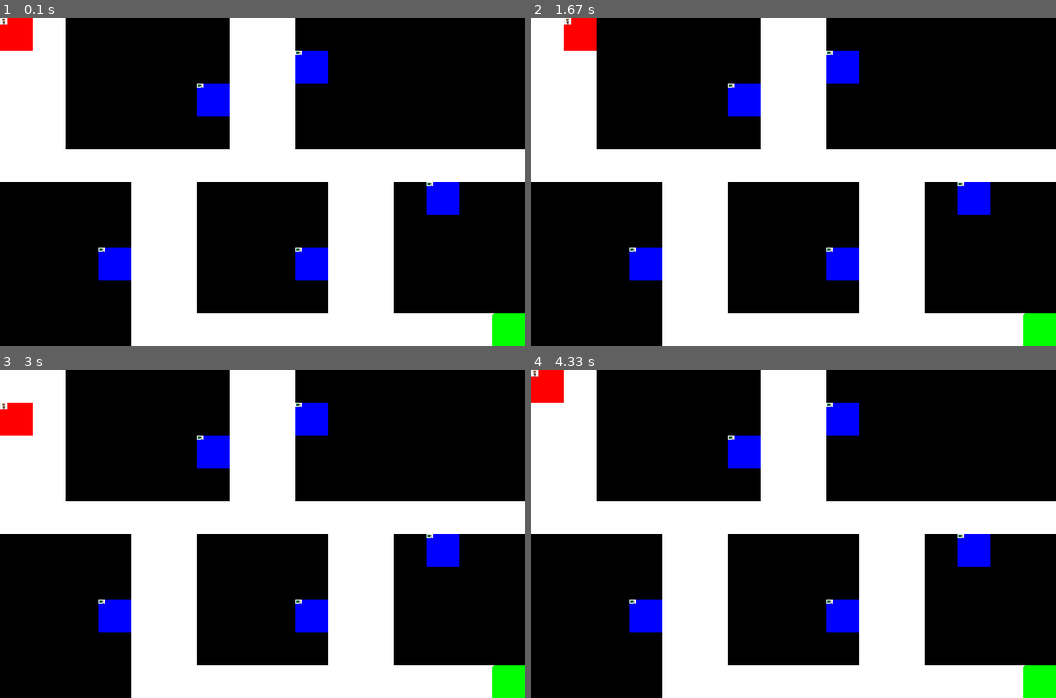
Above: before the commit, frames 1-4 (two rows, left to right).
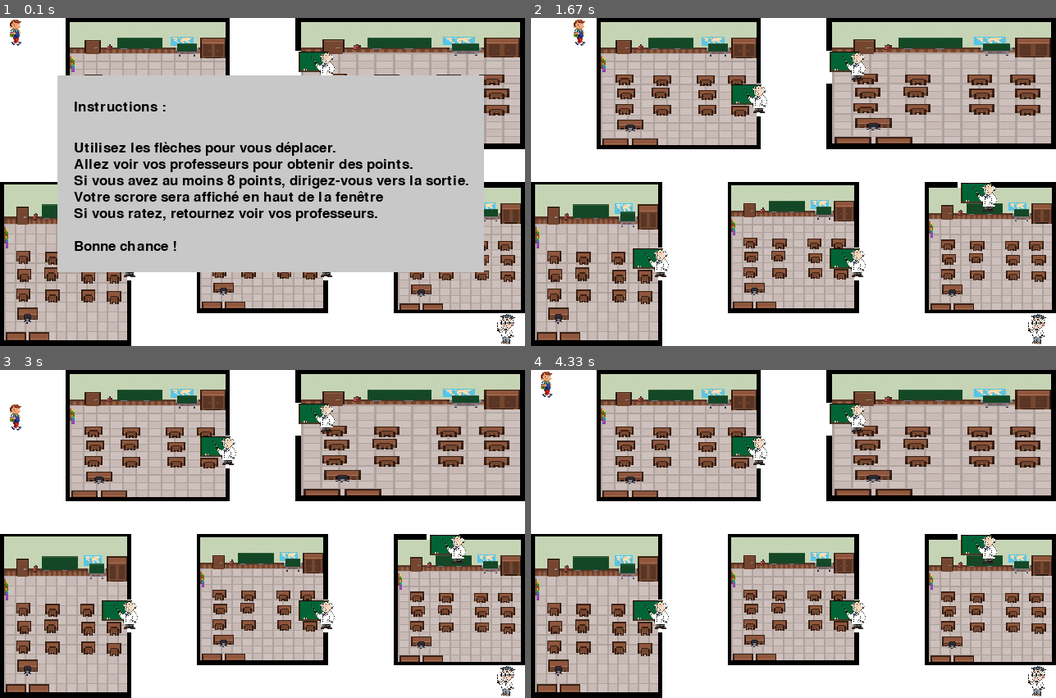
Above: after the commit, the same moments.

Repository: noellah22/projet_pygame
Game: pygame game, started from projet1.py
The game is run twice, just before and just after one commit, with the same random seed, the same clock (stepped at 60 frames per second) and the same inputs.
Inputs:
- Up to frame 1 (0.1 s): no input
- Up to frame 2 (1.67 s): hold Right 0.33-0.8 s; hold Right 1.17-1.63 s
- Up to frame 3 (3 s): hold Left 1.67-2.22 s; hold Down 2.25-2.98 s
- Up to frame 4 (4.33 s): hold Up from 3.92 s (still down)

The runs differ from the first frame. In frame 1, 77% of the frame differs, in the area x 0-100%, y 0-100%; in frame 2, 57%; in frame 3, 57%; in frame 4, 57%.

Commit message:
integration partie noellah, rajout verification du score et qlq améliorations techniques

Diff:
--- a/graphique.py
+++ b/graphique.py
@@ -3,8 +3,6 @@
 import random
 import time
 from datetime import timedelta
-#from questions import *
-#from personnages import *
 
 # La classe Parcours décrit un chemin à emprunter. 0 indique le couloir sur lequel on peut passer.
 # 1 indique un emplacement où il y a un bâtiment (là où l'on peut pas passer)
@@ -30,41 +28,80 @@
         self.nb_colonnes = len(self.couloir[0])
         self.longueur_fenetre = self.nb_colonnes * self.taille_cellule
         self.largeur_fenetre = self.nb_lignes * self.taille_cellule
-        # Position de départ dans le couloir (càd en haut à gauche)
-        self.position =  [0, 0]
-        #self.prec_position = [0, 0]
+        self.position =  [0, 0] # Position de départ dans le couloir (càd en haut à gauche)
+
+    # Afficher les instructions au début du jeu
+    def afficher_consignes(self, ecran):
+               couleur_texte = (0, 0, 0)
+               couleur_rectangle = (200, 200, 200)
+               fonte = pygame.font.Font(None, 25) # Fonte de taille 25, sans rectangle autour
+               # Format des textes pour affichage
+               texte_0 = fonte.render("Instructions : ", True, couleur_texte) # True rend le texte non-pixélisé (lissage)
+               texte_1 = fonte.render("Utilisez les flèches pour vous déplacer.", True, couleur_texte)
+               texte_2 = fonte.render("Allez voir vos professeurs pour obtenir des points.", True, couleur_texte)
+               texte_3 = fonte.render("Si vous avez au moins 8 points, dirigez-vous vers la sortie.", True, couleur_texte)
+               texte_4 = fonte.render("Votre scrore sera affiché en haut de la fenêtre", True, couleur_texte)
+               texte_5 = fonte.render("Si vous ratez, retournez voir vos professeurs.", True, couleur_texte)
+               texte_6 = fonte.render("Bonne chance !", True, couleur_texte)
+               dimensions_rectangle = (70, 70, 520, 240)
+               pygame.draw.rect(ecran, couleur_rectangle, dimensions_rectangle)
+               # Afficher les textes
+               ecran.blit(texte_0, (90, 100))
+               ecran.blit(texte_1, (90, 150))
+               ecran.blit(texte_2, (90, 170))
+               ecran.blit(texte_3, (90, 190))
+               ecran.blit(texte_4, (90, 210))
+               ecran.blit(texte_5, (90, 230))
+               ecran.blit(texte_6, (90, 270))
+               pygame.display.flip() # Rafraîchir la fenêtre texte
 
     # Dessine un carreau de dimensions taille_cellule (ex : 40x40)
     def dessiner_carreau(self, ecran, x, y, couleur):
         pygame.draw.rect(ecran, couleur,
                          (y * self.taille_cellule, x * self.taille_cellule, self.taille_cellule, self.taille_cellule))
 
-    # Dessine les plans vus de dessus du batiment en fonction de la direction empruntée par l'écolier
-    def dessiner_tout(self, ecran, direction, ecolier, directeur, les_profs):
+    # Afficher les images des profs et salles de classe
+    def afficher_classes_profs(self, ecran, les_profs):
+        # Positions des images des classes
+        pos_av = (5, 203)
+        pos_chimie = (244, 204)
+        pos_geo = (485, 207)
+        pos_allemand = (367, 5)
+        pos_histoire = (85, 5)
+        # Charger et redimensionner les images des classes
+        image_av = pygame.transform.scale(pygame.image.load("classroom.png"), (150, 190))
+        image_chimie = pygame.transform.scale(pygame.image.load("classroom.png"), (150, 150))
+        image_geo = pygame.transform.scale(pygame.image.load("classroom.png"), (150, 149))
+        image_allemand = pygame.transform.scale(pygame.image.load("classroom.png"), (267, 148))
+        image_histoire = pygame.transform.scale(pygame.image.load("classroom.png"), (190, 150))
+        # Dessiner les images supplémentaires des classes
+        ecran.blit(image_av, pos_av)
+        ecran.blit(image_chimie, pos_chimie)
+        ecran.blit(image_geo, pos_geo)
+        ecran.blit(image_allemand, pos_allemand)
+        ecran.blit(image_histoire, pos_histoire)
+        # Afficher les images des profs
+        for prof in les_profs:
+            prof.dessiner(ecran, self.taille_cellule)
+
+    # Dessine la structure de l'école SANS les images
+    def dessiner_structure(self, ecran, ecolier):
         carreau_blanc = (255, 255, 255)
         carreau_noir = (0, 0, 0)
-        carreau_rouge = (255, 0, 0)
-        carreau_bleu = (0, 0, 255)
-        carreau_vert = (0, 255, 0)
-        for i in range(self.nb_lignes):
-            for j in range(self.nb_colonnes):
-                if self.couloir[i][j] == 1:
+        for i in range(self.nb_lignes): # Pour chaque ligne du tableau
+            for j in range(self.nb_colonnes): # Pour chaque colonne de la ligne (ligne * colonne = carreaux)
+                if self.couloir[i][j] == 1: # Salles de classes
                     couleur = carreau_noir
-                elif self.couloir[i][j] == 0:
-                    couleur = carreau_blanc # les portes pour rentrer dans les salles
-                elif self.couloir[i][j] == 3:
-                    couleur = carreau_vert # la porte de sortie
-                else :
-                    couleur = carreau_bleu
-                self.dessiner_carreau(ecran, i, j, couleur)
-        # La position de l'écolier est marquée en rouge
-        self.dessiner_carreau(ecran, self.position[0], self.position[1], carreau_rouge)
-        directeur.dessiner(ecran, self.taille_cellule)
-        for prof in les_profs:
-            prof.dessiner(ecran, self.taille_cellule)
+                elif self.couloir[i][j] == 0: # Couloirs où l'on se déplace
+                    couleur = carreau_blanc
+                elif self.couloir[i][j] == 3: # Position des profs, càd les portes des salles
+                    couleur = carreau_blanc
+                else : # La sortie, càd la position du directeur
+                    couleur = carreau_blanc
+                self.dessiner_carreau(ecran, i, j, couleur) # Dessine les carreaux selon la couleur
         ecolier.dessiner(ecran, self.taille_cellule, self.position) # Dessine l'écolier en image
-        pygame.display.flip()
-
+
+    # Attend une réponse a, b ou c : elle renvoie un code (1, 2, 3) selon la réponse
     def verifier_reponse(self):
         attend_touche  = True
         while attend_touche:
@@ -82,42 +119,54 @@
                     if touche == K_ESCAPE:
                         return 0
 
-    def question_reponse(self, ecran, x, y, les_profs):
-        for prof in les_profs:
-            if prof.question.position[0] == x and prof.question.position[1] == y:
+    # On pose la question selon la position du prof
+    def question_reponse(self, ecran, x, y, prof):
+        if prof.question.position[0] == x and prof.question.position[1] == y:
+            if prof.deja_visite:
+                prof.affiche_deja_visite(ecran)
+                return(0) # Pas de question
+            else:
                 question = prof.question.question
                 reponse1 = "a) " + prof.question.reponse1
                 reponse2 = "b) " + prof.question.reponse2
                 reponse3 = "c) " + prof.question.reponse3
-                reponse_juste = prof.question.reponse_juste
+                prof.modifier_visite(True)
         self.position[0] = x
         self.position[1] = y
         font = pygame.font.Font(None, 25)
         couleur_texte = (0, 0, 0)
         couleur_rectangle = (200, 200, 200)
         dimensions_rectangle = (100, 100, 400, 200)
+        # Pose la question dans le rectangle ci-dessus
         texte_0 = font.render(question, True, couleur_texte)
         texte_1 = font.render(reponse1, True, couleur_texte)
         texte_2 = font.render(reponse2, True, couleur_texte)
         texte_3 = font.render(reponse3, True, couleur_texte)
         pygame.draw.rect(ecran, couleur_rectangle, dimensions_rectangle)
+        # Afficher les textes
         ecran.blit(texte_0, (120, 120))
         ecran.blit(texte_1, (120, 150))
         ecran.blit(texte_2, (120, 170))
         ecran.blit(texte_3, (120, 190))
-        pygame.display.flip()
-        reponse = self.verifier_reponse()
-        return(reponse_juste == reponse)
-
-    def dialogue_directeur(self, ecran, score_total):
+        pygame.display.flip() # Rafraîchir le pop up des questions
+        reponse = self.verifier_reponse() # réponse 1, 2 ou 3
+        return(reponse) # Donne la réponse donnée
+
+    # Fonction pour parler avec le directeur en fonction du score obtenu par l'écolier
+    def dialogue_directeur(self, ecran, ecolier, les_profs):
         couleur_texte = (0, 0, 0)
         fonte = pygame.font.Font(None, 25)
         texte_1 = fonte.render("Directeur : ", True, couleur_texte)
-        if score_total >= 8:
+        if ecolier.score_total >= 8: # En fonction du score/nombre de points on affiche échec ou réussite
             self.afficher_reussite(ecran, fonte, texte_1)
         else:
             self.afficher_echec(ecran, fonte, texte_1)
-
+            for prof in les_profs:
+                prof.modifier_visite(False)
+            ecolier.init_score()
+            ecolier.modifier_score(0)
+
+    # Fonction qui va afficher si l'on réussit
     def afficher_reussite(self, ecran, fonte, texte_1):
         couleur_texte = (0, 255, 0)
         couleur_texte_quitter = (0, 0, 0)
@@ -129,18 +178,19 @@
         ecran.blit(texte_1, (120, 120))
         ecran.blit(texte_2, (120, 150))
         ecran.blit(texte_quitter, (120, 190))
-        pygame.display.flip()
+        pygame.display.flip() # Rafraîchir le pop up de la réussite
         attend_touche = True
-        while attend_touche:
+        while attend_touche: # On attend d'appuyer sur une touche pour quitter le programme
             for action in pygame.event.get():
                 if action.type == pygame.KEYDOWN:  # Une touche est appuyée
                     exit()
 
+    # Fonction qui va afficher si l'on échoue
     def afficher_echec(self, ecran, fonte, texte_1):
         couleur_texte = (255, 0, 0)
         couleur_texte_4 = (0, 0, 0)
         couleur_rectangle = (200, 200, 200)
-        texte_2 = fonte.render("Vous n'avez pas les compétences pour m'affronter.", True, couleur_texte)
+        texte_2 = fonte.render("Vous n'avez pas les compétences pour sortir.", True, couleur_texte)
         texte_3 = fonte.render("Revenez plus tard.", True, couleur_texte)
         texte_4 = fonte.render("Appuyez sur une touche pour continuer.", True, couleur_texte_4)
         dimensions_rectangle = (100, 100, 450, 200)
@@ -149,38 +199,30 @@
         ecran.blit(texte_2, (120, 150))
         ecran.blit(texte_3, (120, 170))
         ecran.blit(texte_4, (120, 210))
-        pygame.display.flip()
+        pygame.display.flip() # Rafraîchir le pop up de l'échec
         attend_touche = True
-        while attend_touche:
+        while attend_touche: # On attend d'appuyer sur une touche pour recommencer ou continuer
             for action in pygame.event.get():
                 if action.type == pygame.KEYDOWN:  # Une touche est appuyée
                     attend_touche = False
 
     # Déplacement de l'écolier
     def changer_position(self, ecran, direction, ecolier, les_profs):
-        #self.prec_position = self.position
         x = self.position[0] + direction[0]
         y = self.position[1] + direction[1]
         # Vérifie que l'on sorte pas du couloir
         if x >= 0 and x < self.nb_lignes and y >= 0 and y < self.nb_colonnes:
-            if self.couloir[x][y] == 0 or self.couloir[x][y] == 2:
+            if self.couloir[x][y] == 0 : # Vérifier si on reste dans le couloir
                 self.position[0] = x
                 self.position[1] = y
-                # vérifier si on rentre ou on sort d'une porte
-                #ecolier.dessiner(ecran, self.taille_cellule, self.position)
-                pygame.display.flip()
-                if self.couloir[x][y] == 2:
-                    reponse_juste = self.question_reponse(ecran, x, y, les_profs)
-                    ecolier.modifier_nb_points (reponse_juste)
-            elif self.couloir[x][y] == 3:
-                self.dialogue_directeur(ecran, ecolier.score_total)
-
-    """def affiche_consignes (self, ecran, fonte, texte_1):
-        self.ecran = ecran
-        couleur_texte = (0, 0, 0)
-        couleur_rectangle = (200, 200, 200)
-        texte_1 = fonte.render("Utilisez les flèches pour vous déplacer", True, couleur_texte)
-        dimensions_rectangle = (100, 100, 450, 200)
-        pygame.draw.rect(ecran, couleur_rectangle, dimensions_rectangle)
-        ecran.blit(texte_1, (120, 120))
-        pygame.display.flip()"""
+            elif self.couloir[x][y] == 2: # Vérifier si on rentre ou on sort d'une porte
+                for prof in les_profs:  # Parcours la liste des profs pour trouver la bonne question
+                    if prof.question.position[0] == x and prof.question.position[1] == y:
+                        reponse = self.question_reponse(ecran, x, y, prof) # Pose la question
+                        if reponse != 0 : # Vérifie qu'une question a bien été posée
+                            if reponse == prof.question.reponse_juste: # Modifier le score selon la réponse juste ou fausse
+                                ecolier.modifier_score (3) # Réponse juste alors +3 points
+                            else :
+                                ecolier.modifier_score(-4) # Réponse fausse alors -4 points
+            elif self.couloir[x][y] == 3: # Vérifie si on va chez le directeur(sortie)
+                self.dialogue_directeur(ecran, ecolier, les_profs)
--- a/personnages.py
+++ b/personnages.py
@@ -1,38 +1,66 @@
 import pygame
 from pygame.locals import *
 
+# La classe Personnage inclue les professeurs, l'écolier et le directeur
 class Personnage:
     def __init__(self, nom, dessin):
         self.nom = nom
         self.dessin = dessin
         self.personne = pygame.image.load(self.dessin)
 
+    # Affiche l'image du personnage dans un carreau du parcours
     def dessiner(self, ecran, taille, position):
         rect = self.personne.get_rect()
-        rect.y = position[0] * taille
-        rect.x = position[1] * taille
-        ecran.blit(self.personne, rect)
+        rect.y = position[0] * taille # La position du personnage
+        rect.x = position[1] * taille # Ibid.
+        ecran.blit(self.personne, rect) # Affiche le rectangle avec l'image dessus
 
+# La classe Professeur hérite de la classe Personnage, on lui a rajouté une question
 class Professeur(Personnage):
     def __init__(self, nom, dessin, question):
         super().__init__(nom, dessin)
-        self.question = question
-        self.personne = pygame.transform.scale_by(self.personne, 0.2)
+        self.question = question # Associer avec une question
+        self.personne = pygame.transform.scale_by(self.personne, 0.2) # Réduire la taille de l'image
+        self.deja_visite = False
+        self.deja_repondu_juste = False
 
+    # Afficher où se trouve le professeur en fonction de la position de sa question
     def dessiner(self, ecran, taille):
         position = self.question.position
         super().dessiner(ecran, taille, position)
 
+    # Modifie l'attribut quand on visite un professeur
+    def modifier_visite(self, visite):
+        self.deja_visite = visite
+
+    # Fonction qui affiche su l'on a déjà visité le professeur
+    def affiche_deja_visite(self, ecran):
+        couleur_texte = (0, 0, 0)
+        couleur_rectangle = (200, 200, 200)
+        fonte = pygame.font.Font(None, 25)
+        texte = fonte.render("Vous avez déjà répondu à ma question.", True, couleur_texte)
+        dimensions_rectangle = (100, 100, 400, 200)
+        pygame.draw.rect(ecran, couleur_rectangle, dimensions_rectangle)
+        ecran.blit(texte, (120, 150))
+        pygame.display.flip() # Rafraîchir le pop up
+        attend_touche = True
+        while attend_touche: # On attend d'appuyer sur une touche pour quitter le programme
+            for action in pygame.event.get():
+                if action.type == pygame.KEYDOWN:
+                    return
+
+# La classe Directeur hérite de Personnage, on lui a rajouté un barème
 class Directeur(Personnage):
     def __init__(self, nom, dessin, bareme):
         super().__init__(nom, dessin)
         self.bareme = bareme
-        self.personne = pygame.transform.scale_by(self.personne, 0.07)
+        self.personne = pygame.transform.scale_by(self.personne, 0.072)
 
     def dessiner(self, ecran, taille):
-        position = [9,15]
+        position = [9,15] # Position du directeur en bas à droite
         super().dessiner(ecran, taille, position)
 
+# Ibid., on lui a rajouté un score
 # La classe Ecolier décrit l'acteur du jeu qui se déplace pour sortir
 class Ecolier(Personnage):
     def __init__(self, nom, dessin):
@@ -40,21 +68,24 @@
         self.score_total = 0
         self.personne = pygame.transform.scale_by(self.personne, 0.23)
 
-    def modifier_nb_points(self, reponse_juste):
-        if reponse_juste:
-            self.score_total += 3
-        else:
-            self.score_total -= 4
+    # Modification du score de l'écolier
+    def modifier_score(self, nb_points):
+        self.score_total += nb_points
         titre = "Score : " + str(self.score_total) + " points"
         pygame.display.set_caption(titre)
 
+    # Fonction qui initialisse le score pour pouvoir recommencer à 0 après l'échec
+    def init_score(self):
+        self.score_total = 0
+
+    # Attend qu'on appuie sur une touche et retourne la direction choisie
     def capture_touche(self):
         attend_touche = True
         while attend_touche:
             for action in pygame.event.get():
                 if action.type == pygame.QUIT:
-                    return [0, 0]  # Code pour la fin du jeu
-                if action.type == pygame.KEYDOWN:  # Une touche est appuyée
+                    return [0, 0] # Code pour la fin du jeu
+                if action.type == pygame.KEYDOWN: # Une touche est appuyée
                     touche = action.key
                     if touche == K_DOWN:
                         return [1, 0]
@@ -65,4 +96,4 @@
                     if touche == K_RIGHT:
                         return [0, 1]
                     if touche == K_ESCAPE:
-                        return [0, 0]
+                        return [0, 0] # Code pour la fin du jeu
--- a/projet1.py
+++ b/projet1.py
@@ -6,32 +6,43 @@
 from graphique import *
 from personnages import *
 
-
 pygame.init()
 
-ecolier = Ecolier("Élève", "ecolier3.jpeg")
-professeur_chimie = Professeur("Prof de chimie", "prof-2.png", question_chimie)
-professeur_geo = Professeur("Prof de geo", "prof-2.png", question_geo)
-professeur_aaaa = Professeur("Prof de aaa", "prof-2.png",question_aaaa)
-professeur_bbbb = Professeur("Prof de bbb", "prof-2.png", question_bbbb)
-professeur_cccc = Professeur("Prof de ccc", "prof-2.png", question_cccc)
+# Créer les personnages
+ecolier = Ecolier("Élève", "ecolier.png")
+professeur_chimie = Professeur("Prof de chimie", "profs.png", question_chimie)
+professeur_geo = Professeur("Prof de geo", "profs.png", question_geo)
+professeur_aaaa = Professeur("Prof de aaa", "profs.png",question_aaaa)
+professeur_bbbb = Professeur("Prof de bbb", "profs.png", question_bbbb)
+professeur_cccc = Professeur("Prof de ccc", "profs.png", question_cccc)
 les_profs = [professeur_chimie, professeur_geo, professeur_aaaa, professeur_bbbb, professeur_cccc]
-directeur = Directeur("Monsieur le Directeur", "directeur.jpg", 8 )
+directeur = Directeur("Monsieur le Directeur", "directeur.png", 8 )
 
+# Créer les couloirs incluant les images des salles
 parcours = Parcours()
-ecran = pygame.display.set_mode((parcours.longueur_fenetre, parcours.largeur_fenetre))
-direction = [0, 0]
+ecran = pygame.display.set_mode((parcours.longueur_fenetre, parcours.largeur_fenetre)) # Créer la fenêtre
+pygame.display.set_caption("Score : " + str(ecolier.score_total) + " points") # Afficher le score initial
 
-pygame.display.set_caption("Utilisez les flèches pour vous déplacer.")
-parcours.dessiner_tout(ecran, direction, ecolier, directeur, les_profs)
+# Afficher le graphique
+parcours.dessiner_structure(ecran, ecolier)
+parcours.afficher_classes_profs(ecran, les_profs)
+directeur.dessiner(ecran, parcours.taille_cellule)
+parcours.afficher_consignes(ecran) # Afficher les consignes au départ dans un pop up
 
-pygame.display.flip()
+pygame.display.flip() # Éxécuter les affichages
 
-en_cours = True
+en_cours = True # Pour commencer le jeu
 while en_cours:
-    direction = ecolier.capture_touche()
-    parcours.changer_position(ecran, direction, ecolier, les_profs)
-    parcours.dessiner_tout(ecran, direction, ecolier, directeur, les_profs)
+    direction = ecolier.capture_touche() # Capturer les événements et donne la direction du déplacement
+    parcours.changer_position(ecran, direction, ecolier, les_profs) # Mettre à jour la position des personnages
+    ecran.fill((0, 0, 0)) # Noir pour le fond et effacer l'écran avant de redessiner
+    parcours.dessiner_structure(ecran, ecolier) # Redessiner le parcours et les éléments
+    directeur.dessiner(ecran, parcours.taille_cellule)
+    parcours.afficher_classes_profs(ecran, les_profs) # Dessiner les classes et les profs
+    pygame.display.flip() # Rafraîchir l'écran
+
+    # Vérifier la condition d'arrêt
     if direction == [0, 0]:
         en_cours = False
+
 pygame.quit()
--- a/questions.py
+++ b/questions.py
@@ -1,4 +1,4 @@
-# La classe Question décrit chacune des questionnes que chaque prof va poser
+# La classe Question décrit chacune des questions que chaque prof va poser
 class Question:
     def __init__(self, titre, question, reponse1, reponse2, reponse3, reponse_juste, position):
         self.titre = titre
Binary file removed: background.png
Binary file removed: directeur.jpg
Binary file removed: ecolier3.jpeg
Binary file removed: prof-2.png
